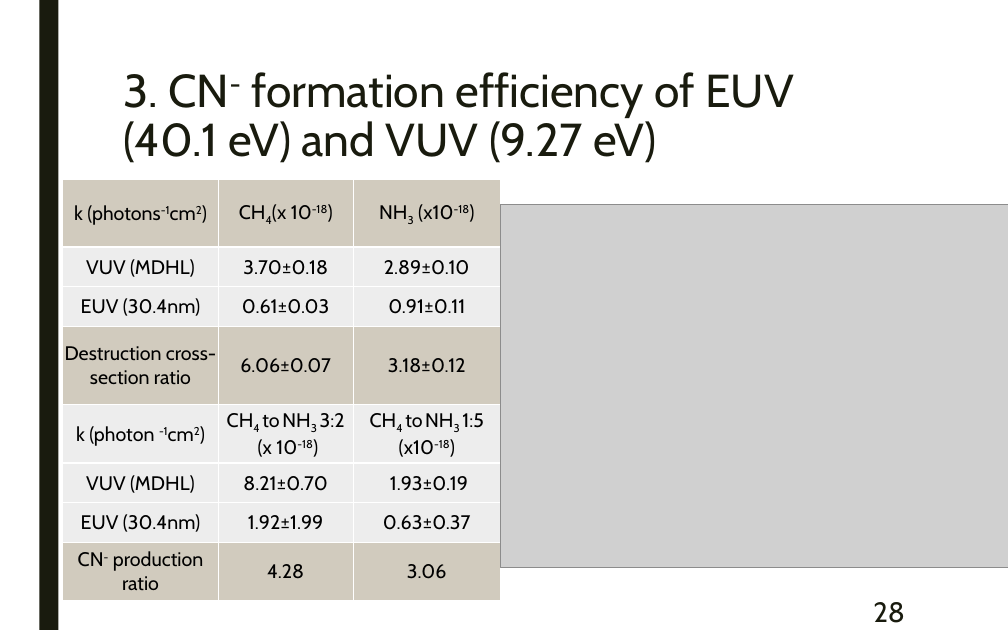
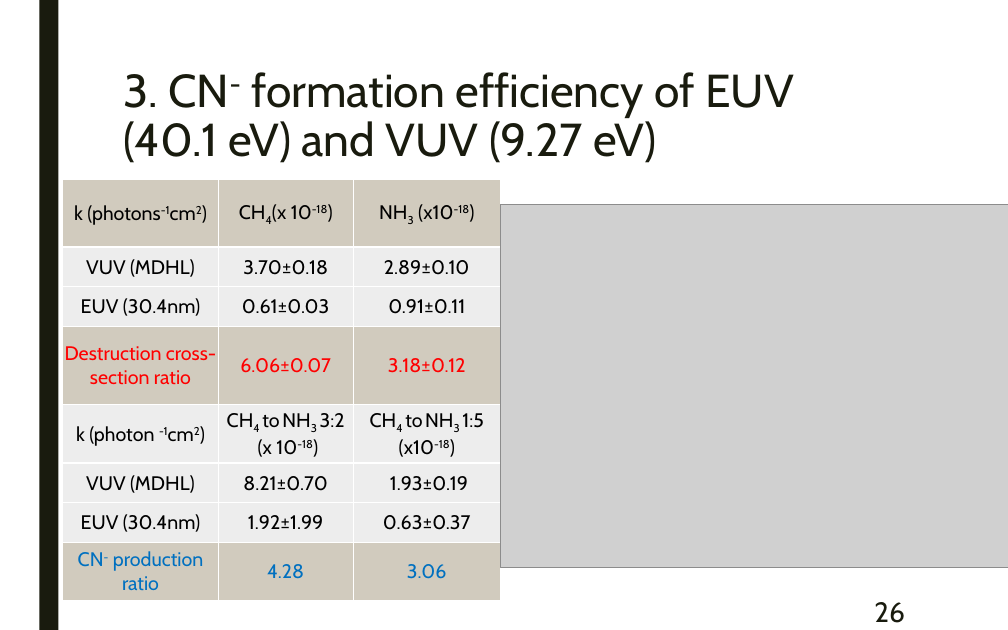
Before and after one commit to samuello1228/lily, a slide deck: slide 26 of doc/VUV and EUV irradiation of CH4 + NH3.pptx (slide 28 before the commit). Drawn at 1008x630 pixels with LibreOffice and Linux fonts; fonts in the diff are those of the drawing; grey boxes stand for pictures. Boxes give left, top, right and bottom in pixels: in the first picture for what was removed or moved away, otherwise in the second. Text is boxed around its words. In the diff, an @@ line names an element or a change of style, - is before the commit and + after.

```diff
--- a/doc/VUV and EUV irradiation of CH4 + NH3.pptx
+++ b/doc/VUV and EUV irradiation of CH4 + NH3.pptx
@@ table at [62,179,500,601] @@
@@ text colour #000000 to #FF0000 in "Destruction cross-section ratio", "6.06±0.07", "3.18±0.12" @@
@@ text colour #000000 to #0070C0 in "CN- production ratio", "4.28", "3.06" @@
@@ page number at [874,602,905,623]: text changed @@
-28
+26
```
Also in this commit, not shown: 23 other slides changed, 1 slide added, 5 slides removed, 1 other file.
